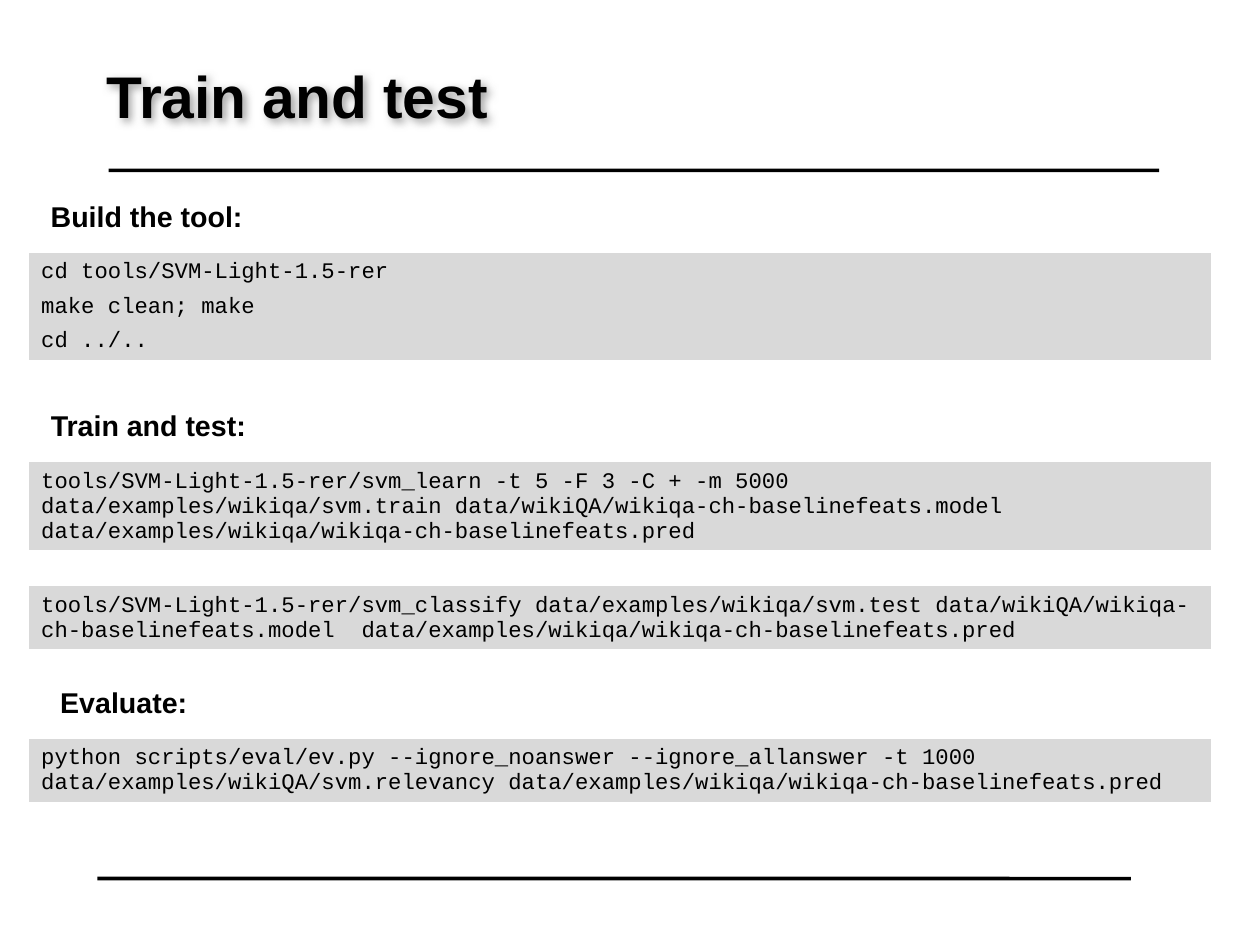
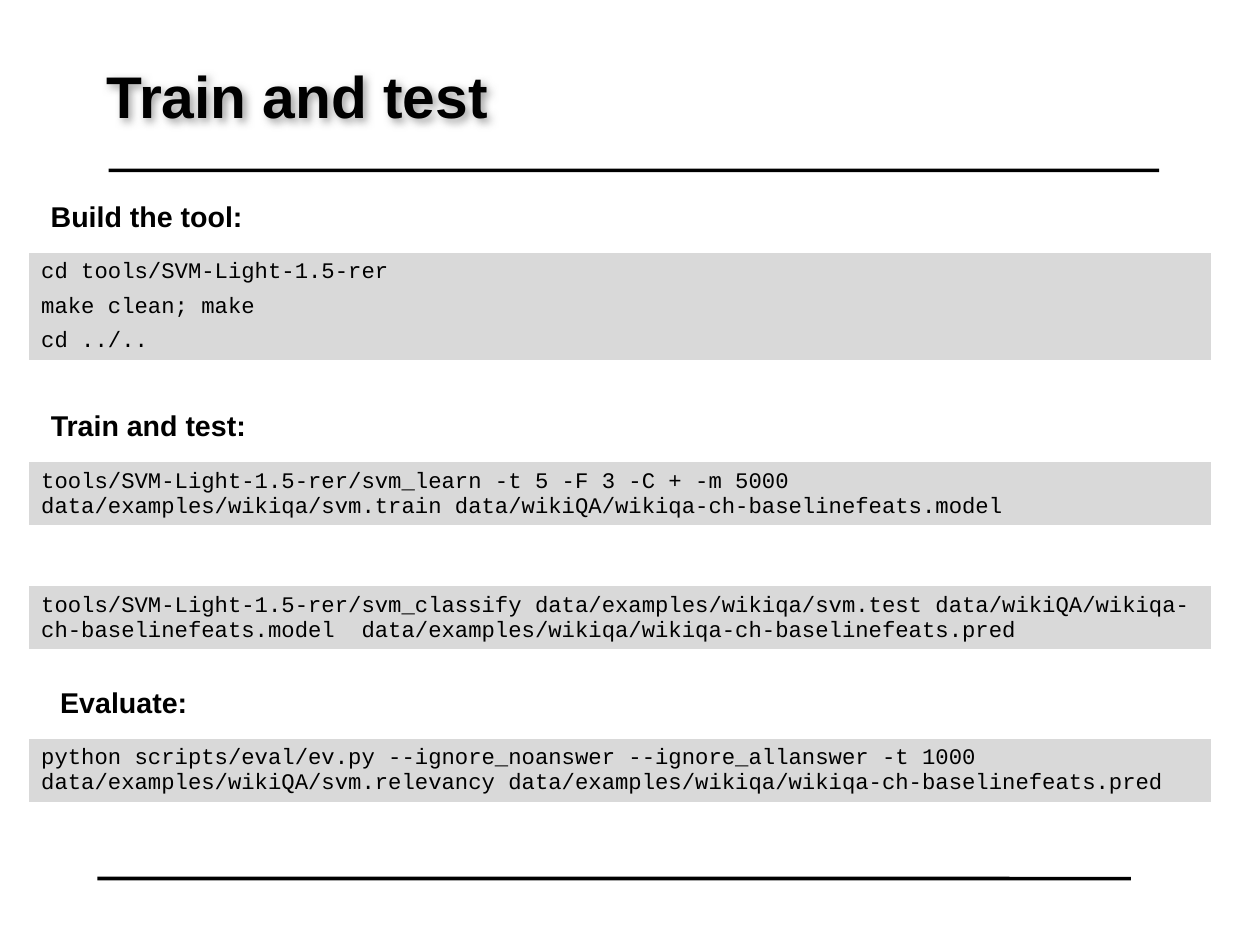
Before and after one commit to iKernels/RelTextRank, a slide deck: slide 12 of ainlp-slides/AIRNLP-QA-LAB-May17.pptx. Drawn at 1260x945 pixels with LibreOffice and Linux fonts; fonts in the diff are those of the drawing; background and template pictures are left out. Boxes give left, top, right and bottom in pixels: in the first picture for what was removed or moved away, otherwise in the second. Text is boxed around its words. In the diff, an @@ line names an element or a change of style, - is before the commit and + after.

Commit message:
updated the slides

```diff
--- a/ainlp-slides/AIRNLP-QA-LAB-May17.pptx
+++ b/ainlp-slides/AIRNLP-QA-LAB-May17.pptx
@@ rectangle "tools/SVM-Light-1.5-rer/svm_learn -t 5 -F 3 ...": place and size @@
-rectangle "tools/SVM-Light-1.5-rer/svm_learn -t 5 -F 3 ..." at <box>30,463,1211,550</box>
+rectangle "tools/SVM-Light-1.5-rer/svm_learn -t 5 -F 3 ..." at <box>30,463,1211,525</box>
@@ text in rectangle at <box>41,472,1002,518</box>: text changed @@
-tools/SVM-Light-1.5-rer/svm_learn -t 5 -F 3 -C + -m 5000 data/examples/wikiqa/svm.train data/wikiQA/wikiqa-ch-baselinefeats.model data/examples/wikiqa/wikiqa-ch-baselinefeats.pred
+tools/SVM-Light-1.5-rer/svm_learn -t 5 -F 3 -C + -m 5000 data/examples/wikiqa/svm.train data/wikiQA/wikiqa-ch-baselinefeats.model
```
Also in this commit, not shown: 1 slide added.
